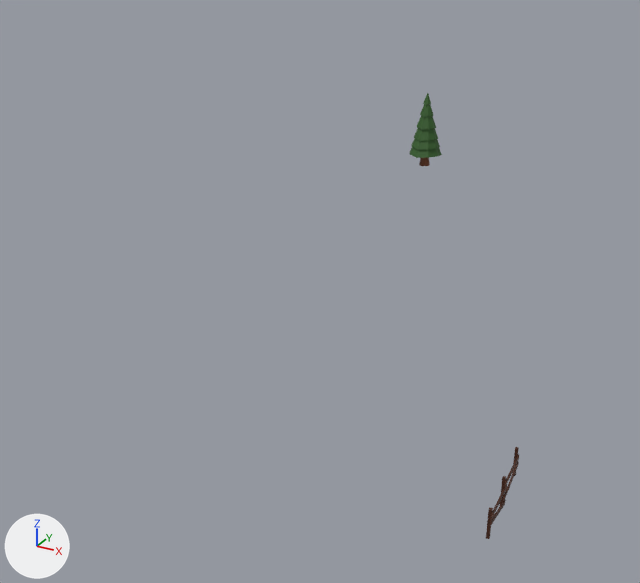
The OBJ model resources/scene.obj as it was, and as the next commit left it.
One viewpoint serves both versions: a 50 mm camera at (71.9, -38.2, 33.4) aimed at (31.5, 35.2, -3.3). Every picture has the same lights, and +X, +Y and +Z are marked at lower left. Objects named as collision shapes, trigger or cutter boxes, shadow casters or lower levels of detail are left out. Where no turn or scale is listed for an object, it has been applied to the vertices.

The first picture shows 'Fence.001', 'Tree.004'.
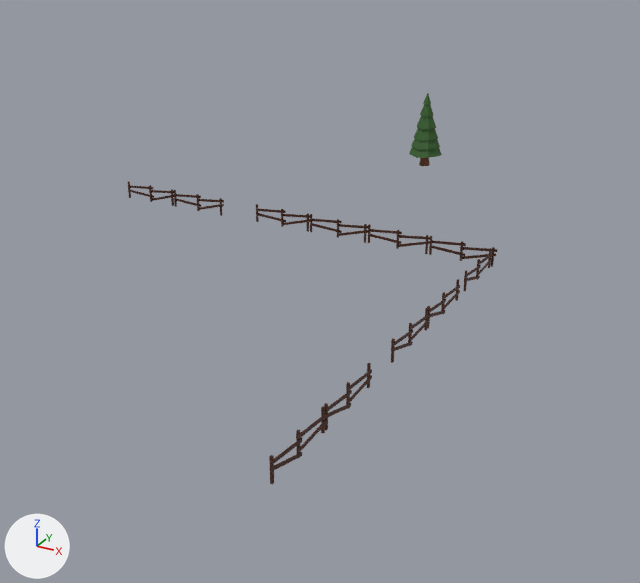
Where the change shows, as pixel boxes (x1, y1, x2, y2) in the pictures (640 x 583 px; the box of a moved part takes in the faces that stretch with it):
'Fence.001', reshaped (74% wider, 14% shorter): before (486, 447, 519, 539); after (269, 406, 327, 485)
'Fence.000', added (brown): after (324, 363, 372, 431)
'Fence.004', added: after (429, 236, 497, 267)
'Fence.006', added: after (368, 224, 430, 254)
'Fence.003', added: after (391, 308, 429, 363)
'Fence.008', added: after (310, 214, 368, 243)
'Fence.007', added: after (256, 204, 310, 232)
'Fence.005', added: after (174, 190, 224, 216)
'Fence.002', added: after (427, 279, 460, 329)
'Fence.009', added: after (128, 181, 174, 206)
'Fence.011', added: after (463, 248, 492, 291)
part 1 of me_fence_001, added: after (296, 430, 301, 458)
part 2 of me_fence_001, moved or reshaped: before (512, 447, 519, 476); after (321, 406, 325, 434)
part 3 of me_fence_001, added: after (269, 455, 274, 485)
part 4 of me_fence_001, deleted (brown): before (486, 455, 519, 539)
part 5 of me_fence_001, added (brown): after (270, 413, 327, 471)

The change, as a list of edits to the scene's bpy script:
```text
Change me_fence_001:
    remove me_fence_001.from_pydata(...)  # 56 vertices, 84 faces; spans x 59.91..60.78, y 2.09..9.28, z -0.08..1.96
    add me_fence_001.from_pydata(...)  # 56 vertices, 84 faces; spans x 46.87..47.15, y 0.56..7.77, z -0.08..1.96
    me_fence_001 part 1: a new loose piece, a box spanning x 46.87..47.06, y 4.13..4.32, z -0.08..1.96, in mat_material_050 (brown #472210)
    me_fence_001 part 2: the loose piece of 8 vertices spanning x 59.91..60.11, y 8.99..9.2, z -0.08..1.96 is turned -4.9 degrees about the z axis through its middle, then moved by (-13.04, -1.5, 0.0)
    me_fence_001 part 3: a new loose piece, a box spanning x 46.87..47.06, y 0.83..1.02, z -0.08..1.96, in mat_material_050 (brown #472210)
    me_fence_001 part 4: 6 loose pieces with 48 vertices, spanning x 60.09..60.78, y 2.09..9.28, z -0.08..1.96, are deleted
    me_fence_001 part 5
    17 vertices are added at x 47.06..47.15, y 0.56..7.77, z -0.02..1.8
    15 new vertices lie (0.09, 0.0, 0.0) away from vertices in x 47.06, y 0.56..7.76, z -0.02..1.8
    48 new faces join them
Add ob_fence_011:
    ob_fence_011 = bpy.data.objects.new('Fence.011', me_fence_011)  # 56 vertices, 84 faces; spans x 46.87..47.24, y 35.0..42.21, z -0.08..1.96; in mat_material_050 (brown #472210)
    ob_fence_011.location = (0.0, 0.0, 0.0)
Add ob_fence_009:
    ob_fence_009 = bpy.data.objects.new('Fence.009', me_fence_009)  # 56 vertices, 84 faces; spans x 0.42..7.63, y 42.54..42.91, z -0.08..1.96; in mat_material_050 (brown #472210)
    ob_fence_009.location = (0.0, 0.0, 0.0)
Add ob_fence_008:
    ob_fence_008 = bpy.data.objects.new('Fence.008', me_fence_008)  # 56 vertices, 84 faces; spans x 26.16..33.37, y 42.46..42.83, z -0.08..1.96; in mat_material_050 (brown #472210)
    ob_fence_008.location = (0.0, 0.0, 0.0)
Add ob_fence_007:
    ob_fence_007 = bpy.data.objects.new('Fence.007', me_fence_007)  # 56 vertices, 84 faces; spans x 19.06..26.26, y 42.54..42.91, z -0.08..1.96; in mat_material_050 (brown #472210)
    ob_fence_007.location = (0.0, 0.0, 0.0)
Add ob_fence_006:
    ob_fence_006 = bpy.data.objects.new('Fence.006', me_fence_006)  # 56 vertices, 84 faces; spans x 33.26..40.46, y 42.47..42.84, z -0.08..1.96; in mat_material_050 (brown #472210)
    ob_fence_006.location = (0.0, 0.0, 0.0)
Add ob_fence_005:
    ob_fence_005 = bpy.data.objects.new('Fence.005', me_fence_005)  # 56 vertices, 84 faces; spans x 7.52..14.73, y 42.46..42.83, z -0.08..1.96; in mat_material_050 (brown #472210)
    ob_fence_005.location = (0.0, 0.0, 0.0)
Add ob_fence_004:
    ob_fence_004 = bpy.data.objects.new('Fence.004', me_fence_004)  # 56 vertices, 84 faces; spans x 40.36..47.57, y 42.38..42.75, z -0.08..1.96; in mat_material_050 (brown #472210)
    ob_fence_004.location = (0.0, 0.0, 0.0)
Add ob_fence_003:
    ob_fence_003 = bpy.data.objects.new('Fence.003', me_fence_003)  # 56 vertices, 84 faces; spans x 46.78..47.15, y 18.86..26.07, z -0.08..1.96; in mat_material_050 (brown #472210)
    ob_fence_003.location = (0.0, 0.0, 0.0)
Add ob_fence_002:
    ob_fence_002 = bpy.data.objects.new('Fence.002', me_fence_002)  # 56 vertices, 84 faces; spans x 46.87..47.24, y 25.96..33.17, z -0.08..1.96; in mat_material_050 (brown #472210)
    ob_fence_002.location = (0.0, 0.0, 0.0)
Add ob_fence_000:
    ob_fence_000 = bpy.data.objects.new('Fence.000', me_fence_000)  # 56 vertices, 84 faces; spans x 46.87..47.15, y 7.66..14.87, z -0.08..1.96; in mat_material_050 (brown #472210)
    ob_fence_000.location = (0.0, 0.0, 0.0)
```
